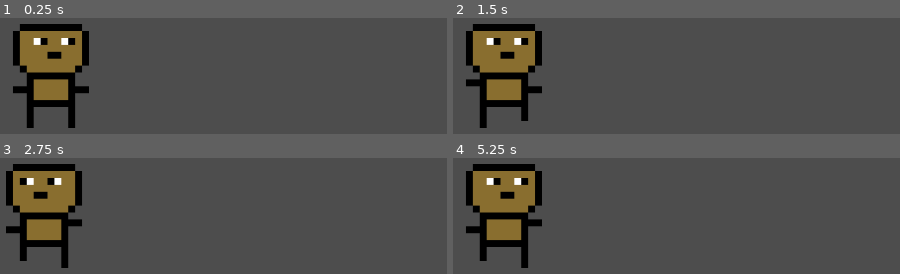
Above: before the commit, frames 1-4 (two rows, left to right).
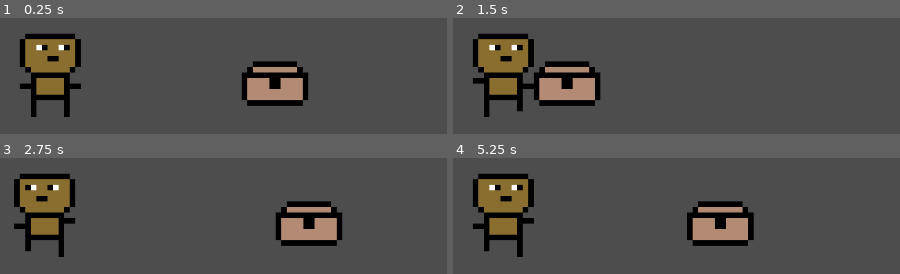
Above: after the commit, the same moments.

Repository: TheDokT0r/game_master
Game: Godot game, scene res://scenes/levels/level1.tscn
Same seed, same stepped clock (60 frames per second), same inputs: the game is played once before the commit and once after it.
Inputs:
- Up to frame 1 (0.25 s): no input
- Up to frame 2 (1.5 s): tap Enter (ui_accept) at 0.5, 0.6, 0.77, 1.07, 1.35 s; hold D (MOVE_RIGHT) from 0.53 s (still down)
- Up to frame 3 (2.75 s): tap Enter (ui_accept) at 1.52, 1.82, 2, 2.1 s; release D (MOVE_RIGHT) at 2.03 s; hold A (MOVE_LEFT) from 2.03 s (still down)
- Up to frame 4 (5.25 s): release A (MOVE_LEFT) at 2.78 s; hold D (MOVE_RIGHT) 2.78-4.28 s; tap Enter (ui_accept) at 2.85, 3.02, 3.32, 3.6, 3.77, 4.07, 4.35, 4.52, 4.82, 5.1 s; hold A (MOVE_LEFT) 4.28-5.03 s; hold D (MOVE_RIGHT) from 5.03 s (still down)

The runs differ from the first frame. In frame 1, 12% of the frame differs, in the area x 2-69%, y 5-95%; in frame 2, 12%; in frame 3, 12%; in frame 4, 12%.

Commit message:
fixed character movement

Diff:
--- a/scenes/characters/player.tscn
+++ b/scenes/characters/player.tscn
@@ -43,4 +43,4 @@
 animation = &"standing"
 
 [node name="Camera2D" type="Camera2D" parent="."]
-zoom = Vector2(10, 10)
+zoom = Vector2(8, 8)
--- a/scenes/levels/level1.tscn
+++ b/scenes/levels/level1.tscn
@@ -1,8 +1,12 @@
-[gd_scene load_steps=2 format=3 uid="uid://wg73x27k8an7"]
+[gd_scene load_steps=3 format=3 uid="uid://wg73x27k8an7"]
 
 [ext_resource type="PackedScene" uid="uid://ckdcpqrx5enf2" path="res://scenes/characters/player.tscn" id="1_q7n7i"]
+[ext_resource type="PackedScene" uid="uid://emmnijguguh2" path="res://scenes/objects/chest.tscn" id="2_064ai"]
 
 [node name="Level1" type="Node2D"]
 
 [node name="CharacterBody2D" parent="." instance=ExtResource("1_q7n7i")]
 position = Vector2(7, 10)
+
+[node name="StaticBody2D" parent="." instance=ExtResource("2_064ai")]
+position = Vector2(48, 8)
--- /dev/null
+++ b/scenes/objects/chest.tscn
@@ -0,0 +1,17 @@
+[gd_scene load_steps=4 format=3 uid="uid://emmnijguguh2"]
+
+[ext_resource type="Texture2D" uid="uid://c3qlbc6w8tu6c" path="res://sprites/objects/chest/chest_close.png" id="1_hvexg"]
+[ext_resource type="Script" path="res://scripts/objects/chest.gd" id="1_nsv8q"]
+
+[sub_resource type="RectangleShape2D" id="RectangleShape2D_iju1s"]
+size = Vector2(12, 8)
+
+[node name="StaticBody2D" type="StaticBody2D"]
+script = ExtResource("1_nsv8q")
+
+[node name="CollisionShape2D" type="CollisionShape2D" parent="."]
+position = Vector2(0, 4)
+shape = SubResource("RectangleShape2D_iju1s")
+
+[node name="Sprite2D" type="Sprite2D" parent="."]
+texture = ExtResource("1_hvexg")
--- a/scripts/characters/player.gd
+++ b/scripts/characters/player.gd
@@ -2,27 +2,14 @@
 
 @onready var _animated_sprite = $AnimatedSprite2D
 
-const SPEED = 300.0
-const JUMP_VELOCITY = -400.0
-
-# Get the gravity from the project settings to be synced with RigidBody nodes.
-var gravity = ProjectSettings.get_setting("physics/2d/default_gravity")
+const SPEED = 50
 
 func _process(delta):
 	animation_handler()
 
 func _physics_process(delta):
-	# Handle jump.
-	if Input.is_action_just_pressed("ui_accept") and is_on_floor():
-		velocity.y = JUMP_VELOCITY
-
-	# Get the input direction and handle the movement/deceleration.
-	# As good practice, you should replace UI actions with custom gameplay actions.
-	var direction = Input.get_axis("MOVE_LEFT", "MOVE_RIGHT")
-	if direction:
-		velocity.x = direction * SPEED
-	else:
-		velocity.x = move_toward(velocity.x, 0, SPEED)
+	var input_direction = Input.get_vector("MOVE_LEFT", "MOVE_RIGHT", "MOVE_UP", "MOVE_DOWN")
+	velocity = input_direction * SPEED
 
 	move_and_slide()
 
--- /dev/null
+++ b/scripts/objects/chest.gd
@@ -0,0 +1,15 @@
+extends StaticBody2D
+
+@onready var _sprite = $Sprite2D
+
+const OPEN_CHEST_SPRITE = preload("res://sprites/objects/chest/chest_open.png")
+const CLOSED_CHEST_SPRITE = preload("res://sprites/objects/chest/chest_close.png")
+
+# Called when the node enters the scene tree for the first time.
+func _ready():
+	pass # Replace with function body.
+
+
+# Called every frame. 'delta' is the elapsed time since the previous frame.
+func _process(delta):
+	pass
Binary file added: sprites/objects/chest/chest_close.png
Not shown, added: sprites/objects/chest/chest_close.png.import
Binary file added: sprites/objects/chest/chest_open.png
Not shown, added: sprites/objects/chest/chest_open.png.import
Not shown, added: sprites/objects/chest/chest_close.pxo
Not shown, added: sprites/objects/chest/chest_open.pxo
